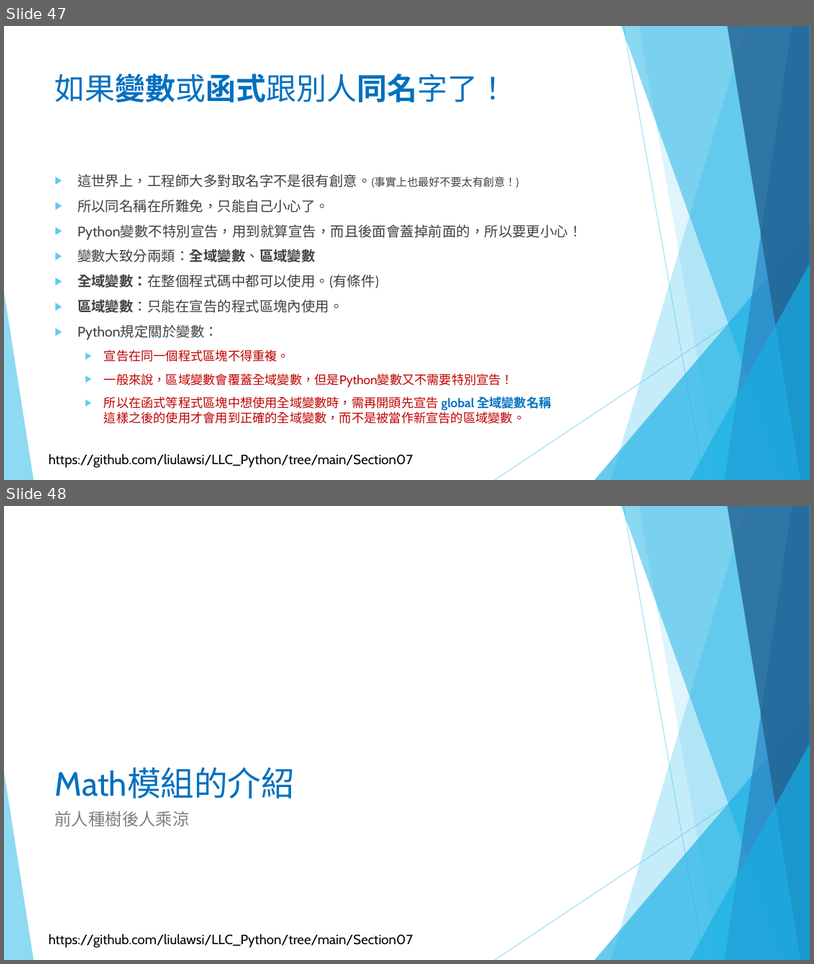
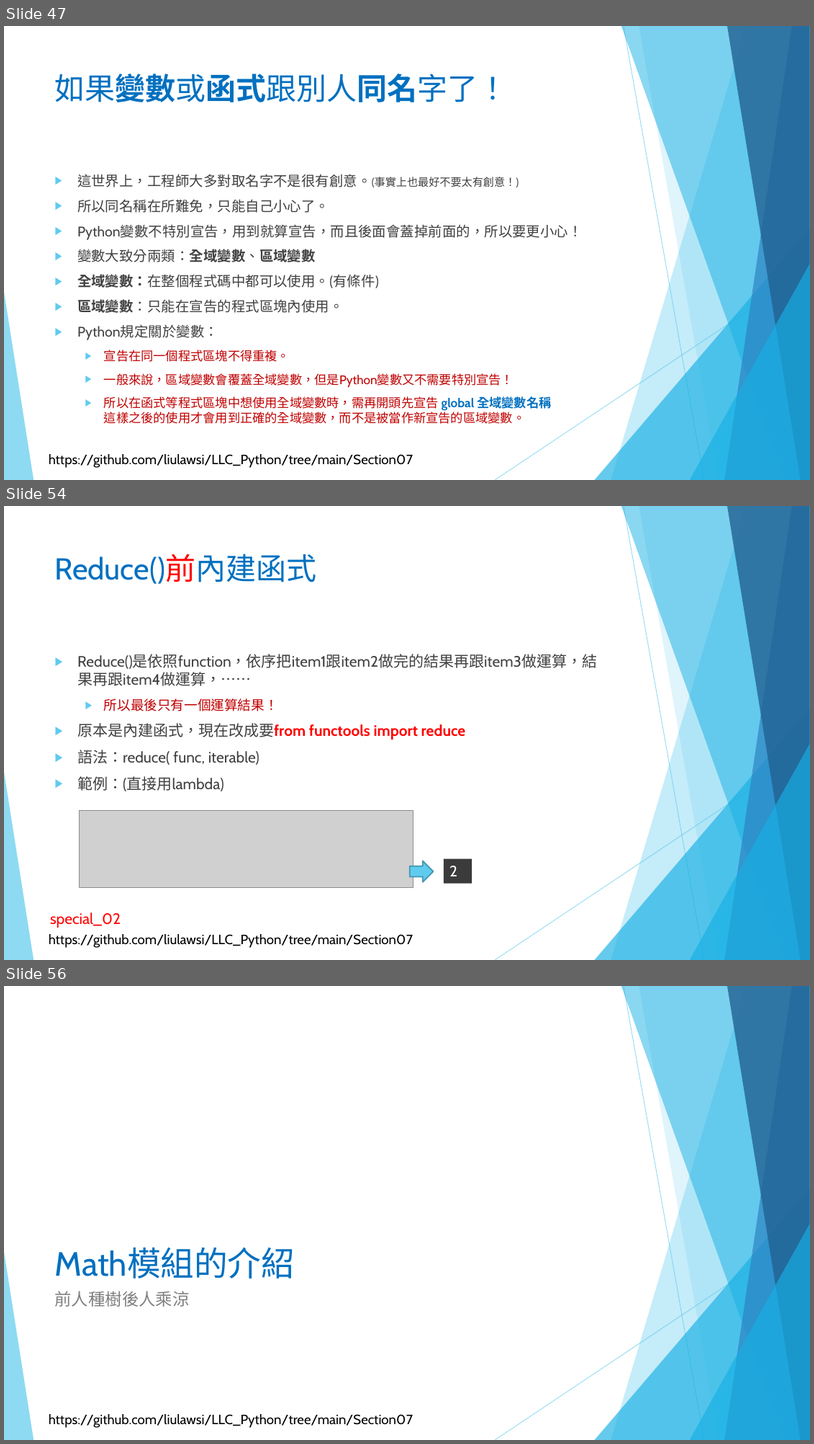
Before and after one commit to liulawsi/My_PPTs, a slide deck: LCC/Python/07_函式與方法.pptx. Shown one above the other, each under a label of ours: slides 47 and 48 before the commit, slides 47, 54 and 56 after it; the slides between them are not shown. The pictures are 814x964 and 814x1444 pixels, drawn with LibreOffice and Linux fonts; fonts in the diff are those of the drawing; grey boxes stand for pictures; background and template pictures are left out. Boxes give left, top, right and bottom in pixels: in the first picture for what was removed or moved away, otherwise in the second. Text is boxed around its words. In the diff, an @@ line names an element or a change of style, - is before the commit and + after.

```diff
--- a/LCC/Python/07_函式與方法.pptx
+++ b/LCC/Python/07_函式與方法.pptx
@@ slide 54 added at (4, 506, 810, 960), background #FFFFFF; not listed: 11 template elements that a slide beside it also shows @@
@@ title added at (55, 554, 317, 584), 36 pt, text #0070C0 @@
+Reduce()前內建函式
@@ text added at (77, 654, 597, 791), 18 pt, text #404040 @@
+▶ Reduce()是依照function，依序把item1跟item2做完的結果再跟item3做運算，結果再跟item4做運算，……
+  ▶ 所以最後只有一個運算結果！
+▶ 原本是內建函式，現在改成要from functools import reduce
+▶ 語法：reduce( func, iterable)
+▶ 範例：(直接用lambda)
@@ picture added at (80, 811, 414, 887) @@
@@ right arrow added at (410, 860, 434, 882), fill #5FCBEF, outline #4696B1 1.5 pt @@
@@ rectangle added at (444, 859, 472, 883), fill #3B3B3B, 18 pt, text #FFFFFF @@
+28
@@ text added at (50, 912, 121, 927), 18 pt, text #FF0000 @@
+special_02
@@ what was slide 48 is now slide 56 @@
```
Also in this commit, not shown: 7 slides changed, 7 other slides added, 9 other files.
